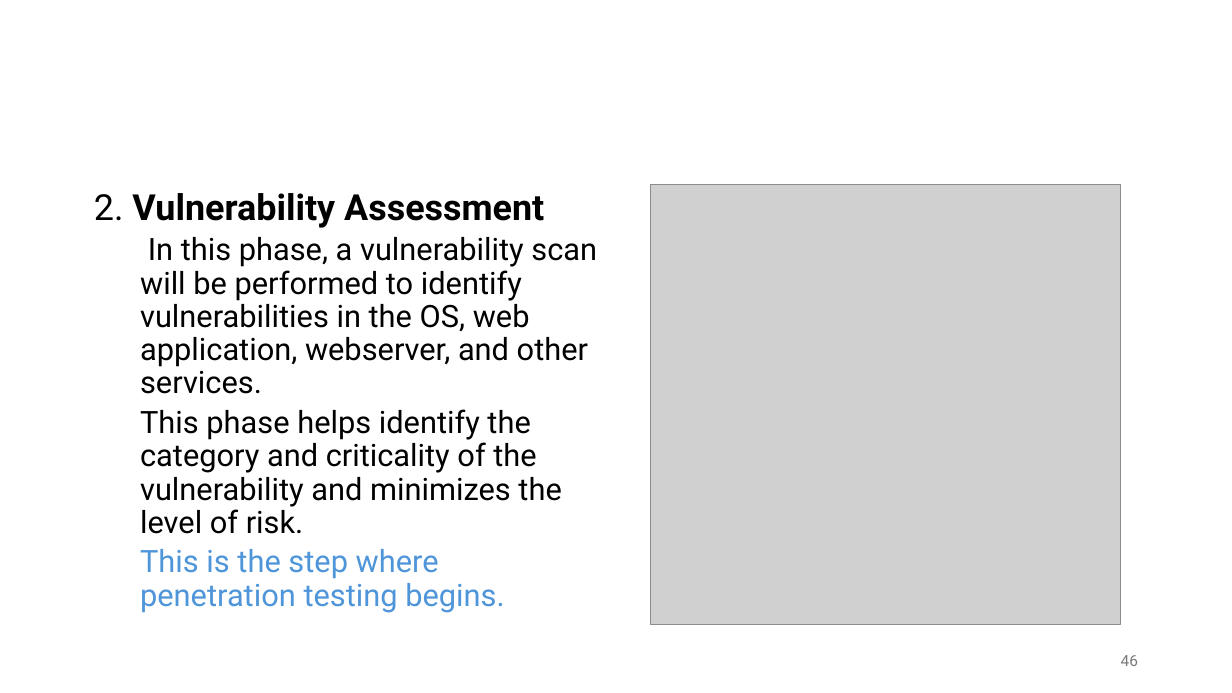
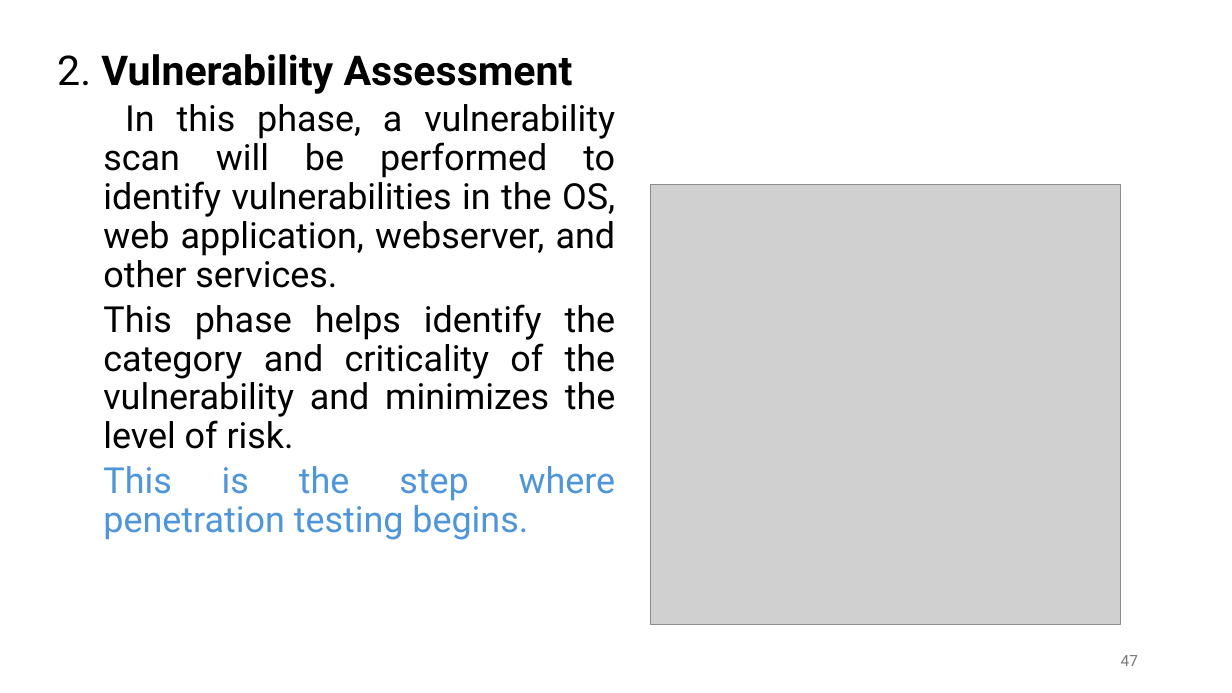
Before and after one commit to shakiliitju/M.Sc-in-ICT, a slide deck: slide 47 of Semester 2/Applied Cyber Security/Lecture/L5.pptx (slide 46 before the commit). Drawn at 1232x693 pixels with LibreOffice and Linux fonts; fonts in the diff are those of the drawing; grey boxes stand for pictures. Boxes give left, top, right and bottom in pixels: in the first picture for what was removed or moved away, otherwise in the second. Text is boxed around its words. In the diff, an @@ line names an element or a change of style, - is before the commit and + after.

```diff
--- a/Semester 2/Applied Cyber Security/Lecture/L5.pptx
+++ b/Semester 2/Applied Cyber Security/Lecture/L5.pptx
@@ text "2. Vulnerability Assessment": place and size @@
-text "2. Vulnerability Assessment" at (94,193,597,613)
+text "2. Vulnerability Assessment" at (57,54,616,540)
@@ text "2. Vulnerability Assessment" at (57,54,616,540): size 28 to 32 pt in "2. Vulnerability Assessment"; size 24 to 28 pt; alignment left to justified @@
@@ page number at (1121,655,1138,666): text changed @@
-46
+47
```
Also in this commit, not shown: 37 other slides changed, 1 slide added, 5 other files.
